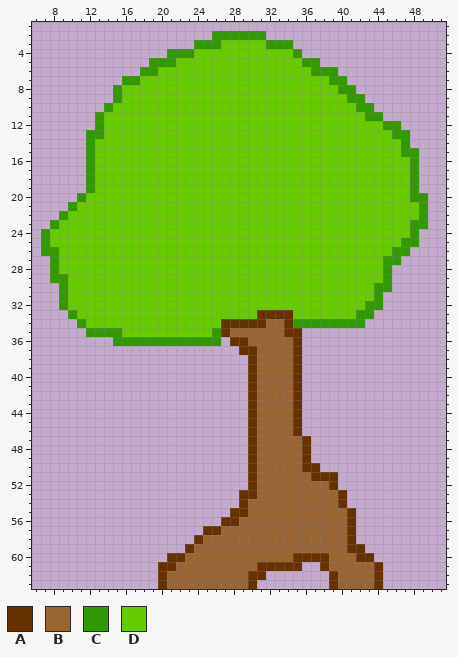
Edited in one commit: pixel-art sprite (Assets/Sprites/tree.png). Above: the version before the commit.
The file is 64x64 pixels. Shown: x 6..51, y 1..63.
Palette (. is transparent): A #663300  B #996633  C #339900  D #66cc00
Pixels before (only the part around the change), first column x 6:
11 .......CDDDDDDDDDDDDDDDDDDDDDDDDDDDDDCC.......
12 .......CDDDDDDDDDDDDDDDDDDDDDDDDDDDDDDDCC.....
13 ......CCDDDDDDDDDDDDDDDDDDDDDDDDDDDDDDDDCC....
14 ......CDDDDDDDDDDDDDDDDDDDDDDDDDDDDDDDDDDC....
15 ......CDDDDDDDDDDDDDDDDDDDDDDDDDDDDDDDDDDCC...
16 ......CDDDDDDDDDDDDDDDDDDDDDDDDDDDDDDDDDDDC...
17 ......CDDDDDDDDDDDDDDDDDDDDDDDDDDDDDDDDDDDC...
18 ......CDDDDDDDDDDDDDDDDDDDDDDDDDDDDDDDDDDDC...
19 ......CDDDDDDDDDDDDDDDDDDDDDDDDDDDDDDDDDDDC...
20 .....CDDDDDDDDDDDDDDDDDDDDDDDDDDDDDDDDDDDDCC..
21 ....CDDDDDDDDDDDDDDDDDDDDDDDDDDDDDDDDDDDDDDC..
22 ...CDDDDDDDDDDDDDDDDDDDDDDDDDDDDDDDDDDDDDDDC..
23 ..CDDDDDDDDDDDDDDDDDDDDDDDDDDDDDDDDDDDDDDDCC..
24 .CDDDDDDDDDDDDDDDDDDDDDDDDDDDDDDDDDDDDDDDDC...
25 .CDDDDDDDDDDDDDDDDDDDDDDDDDDDDDDDDDDDDDDDCC...
26 .CCDDDDDDDDDDDDDDDDDDDDDDDDDDDDDDDDDDDDDCC....
27 ..CDDDDDDDDDDDDDDDDDDDDDDDDDDDDDDDDDDDDCC.....
28 ..CDDDDDDDDDDDDDDDDDDDDDDDDDDDDDDDDDDDDC......
29 ..CCDDDDDDDDDDDDDDDDDDDDDDDDDDDDDDDDDDDC......
30 ...CDDDDDDDDDDDDDDDDDDDDDDDDDDDDDDDDDDCC......
31 ...CDDDDDDDDDDDDDDDDDDDDDDDDDDDDDDDDDDC.......
32 ...CDDDDDDDDDDDDDDDDDDDDDDDDDDDDDDDDDCC.......
33 ....CDDDDDDDDDDDDDDDDDDDDAAAADDDDDDDCC........
34 .....CDDDDDDDDDDDDDDDAAAAABBACCCCCCCC.........
35 ......CCCCDDDDDDDDDDCABBBBBBAA................
36 .........CCCCCCCCCCCC.AABBBBBA................
37 .......................AABBBBA................
38 ........................ABBBBA................
39 ........................ABBBBA................
40 ........................ABBBBA................
41 ........................ABBBBA................
42 ........................ABBBBA................
43 ........................ABBBBA................
44 ........................ABBBBA................
45 ........................ABBBBA................
46 ........................ABBBBA................
47 ........................ABBBBBA...............
48 ........................ABBBBBA...............
49 ........................ABBBBBA...............
50 ........................ABBBBBAA..............
51 ........................ABBBBBBAAA............
52 ........................ABBBBBBBBA............
53 .......................AABBBBBBBBBA...........
54 .......................ABBBBBBBBBBA...........
55 ......................AABBBBBBBBBBBA..........
56 .....................AABBBBBBBBBBBBA..........
57 ...................AABBBBBBBBBBBBBBA..........
58 ..................ABBBBBBBBBBBBBBBBA..........
59 .................ABBBBBBBBBBBBBBBBBAA.........
60 ...............AABBBBBBBBBBBBAAAABBBAA........
61 ..............AABBBBBBBBBAAAAA..ABBBBBA.......
62 ..............ABBBBBBBBBAA.......ABBBBA.......
63 ..............ABBBBBBBBBA........ABBBBA.......
The same view after the edit:
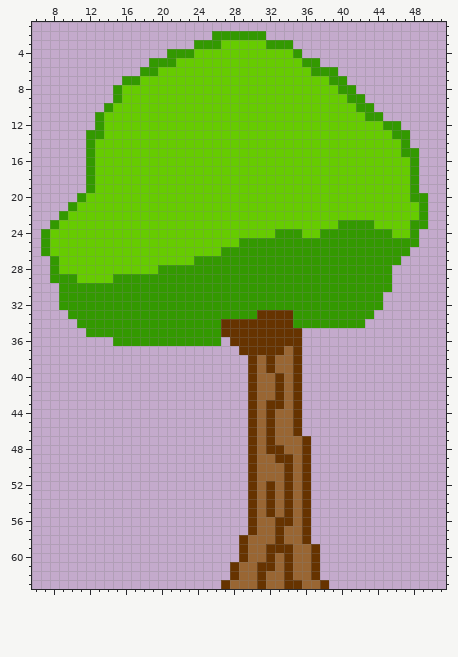
The exact change:
The edit adds colour A in row 61 at x 37; in row 62 at x 34 and 37; in row 63 at x 31, 34 to 35 and 38.
Colour B gives way to colour A in row 34 at x 32 to 33; in row 35 at x 28 to 33; in row 36 at x 30 to 34; in row 37 at x 31 to 33; in rows 38 to 39 at x 32; in rows 40 to 42 at x 33.
Colour B gives way to colour A in row 43 at x 32 to 33; in rows 44 to 47 at x 32; in row 48 at x 32 to 33; in row 49 at x 33 to 34; in row 50 at x 34; in row 51 at x 34 and 36.
Colour B gives way to colour A in rows 52 to 53 at x 32, 34 and 36; in rows 54 to 55 at x 30, 32, 34 and 36; in row 56 at x 30, 33 to 34 and 36; in row 57 at x 30, 33 and 36; in row 58 at x 29, 33 and 36; in row 59 at x 29, 32 to 34 and 37.
Colour B gives way to colour A in row 60 at x 29, 32 and 34; in rows 61 to 62 at x 28; in row 63 at x 27.
The edit adds colour B in row 61 at x 36; in row 62 at x 32 to 33 and 35 to 36; in row 63 at x 32 to 33 and 36 to 37.
Colour A gives way to colour B in row 60 at x 35 to 36; in row 61 at x 33 and 35; in rows 62 to 63 at x 30.
Colour D gives way to colour C in row 23 at x 40 to 43; in row 24 at x 33 to 35 and 38 to 45; in row 25 at x 29 to 46; in row 26 at x 27 to 45; in row 27 at x 24 to 44; in row 28 at x 20 to 44.
Colour D gives way to colour C in row 29 at x 10 and 15 to 44; in rows 30 to 31 at x 10 to 43; in row 32 at x 10 to 42; in row 33 at x 11 to 30 and 35 to 41; in row 34 at x 12 to 26; in row 35 at x 16 to 25.
Colour C gives way to colour D in row 26 at x 8.
The edit erases colour A in row 50 at x 37; in row 51 at x 37 to 39; in row 52 at x 39; in rows 53 to 54 at x 29 and 40; in row 55 at x 28 to 29 and 41; in row 56 at x 27 to 28 and 41.
The edit erases colour A in row 57 at x 25 to 26 and 41; in row 58 at x 24 and 41; in row 59 at x 23 and 41 to 42; in row 60 at x 21 to 22, 38 and 42 to 43; in row 61 at x 20 to 21, 38 and 44; in rows 62 to 63 at x 20, 39 and 44.
The edit erases colour B in row 52 at x 37 to 38; in rows 53 to 54 at x 37 to 39; in row 55 at x 37 to 40; in row 56 at x 29 and 37 to 40; in row 57 at x 27 to 29 and 37 to 40; in row 58 at x 25 to 28 and 37 to 40.
The edit erases colour B in row 59 at x 24 to 28 and 38 to 40; in row 60 at x 23 to 28 and 39 to 41; in row 61 at x 22 to 27 and 39 to 43; in row 62 at x 21 to 27 and 40 to 43; in row 63 at x 21 to 26 and 40 to 43.
Where, in picture pixels (left, top, right, bottom), the same in both pictures:
changed: (50, 220, 401, 589)
